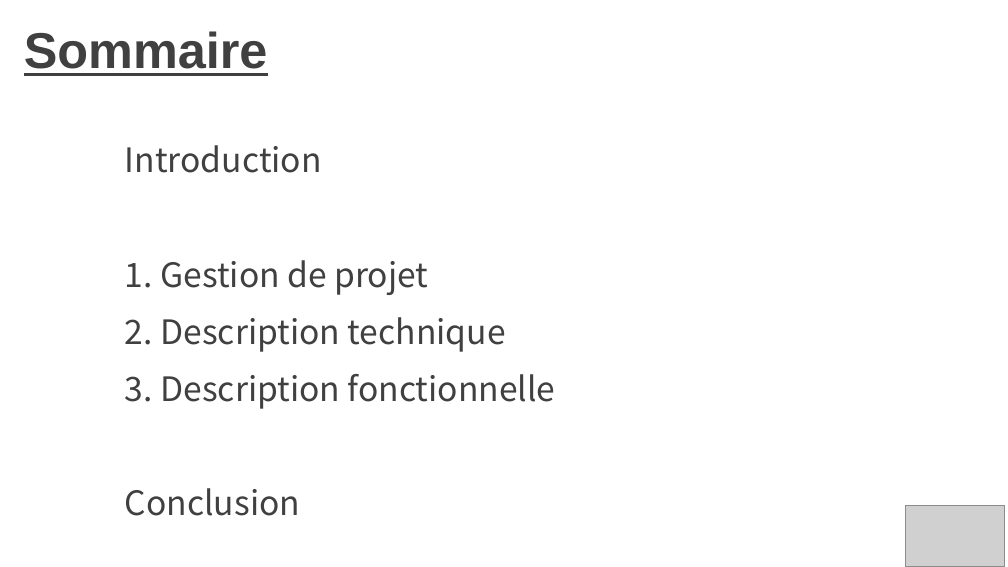
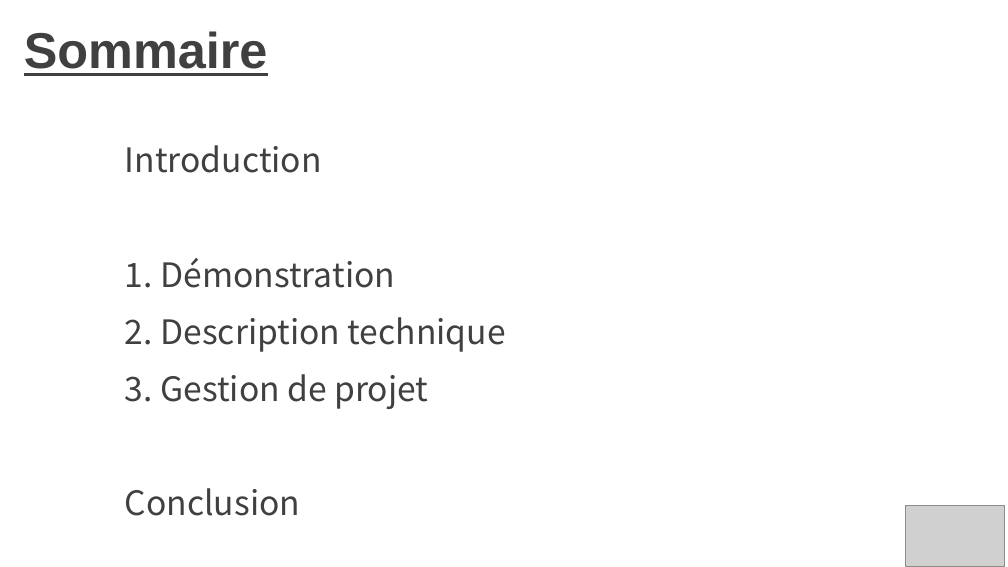
Before and after one commit to zeknoun/yourjob1, a slide deck: slide 2 of Presentation_projetV2.pptx. Drawn at 1008x567 pixels with LibreOffice and Linux fonts; fonts in the diff are those of the drawing; grey boxes stand for pictures; background and template pictures are left out. Boxes give left, top, right and bottom in pixels: in the first picture for what was removed or moved away, otherwise in the second. Text is boxed around its words. In the diff, an @@ line names an element or a change of style, - is before the commit and + after.

```diff
--- a/Presentation_projetV2.pptx
+++ b/Presentation_projetV2.pptx
@@ text at bbox=[125, 258, 395, 288]: text changed @@
-1. Gestion de projet
+1. Démonstration
@@ text at bbox=[125, 374, 428, 409]: text changed @@
-3. Description fonctionnelle
+3. Gestion de projet
```
Also in this commit, not shown: 11 other slides changed.
